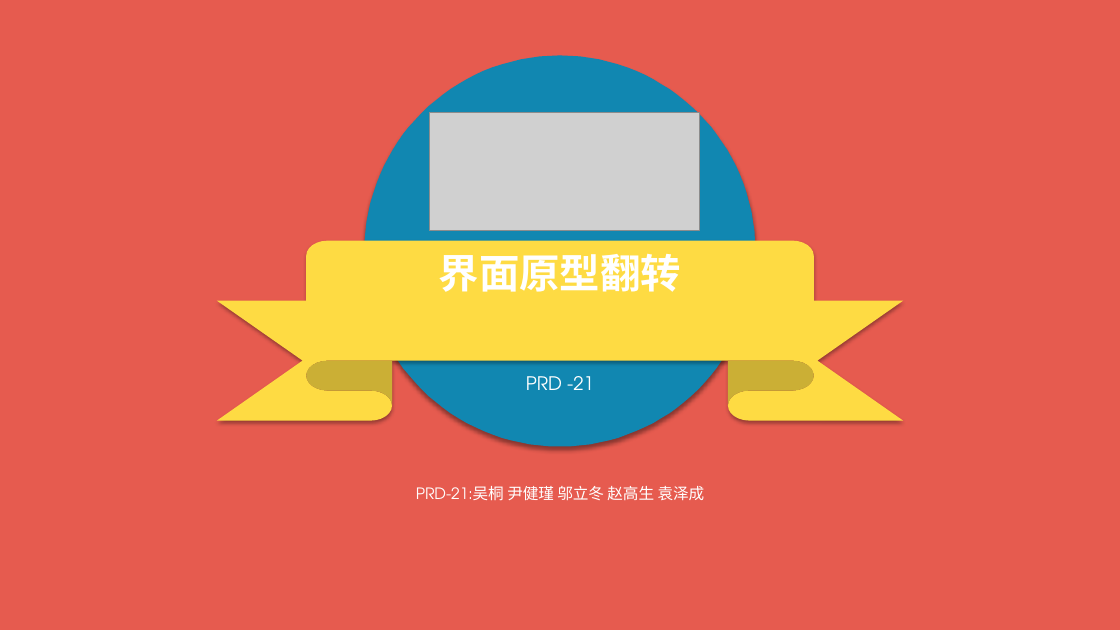
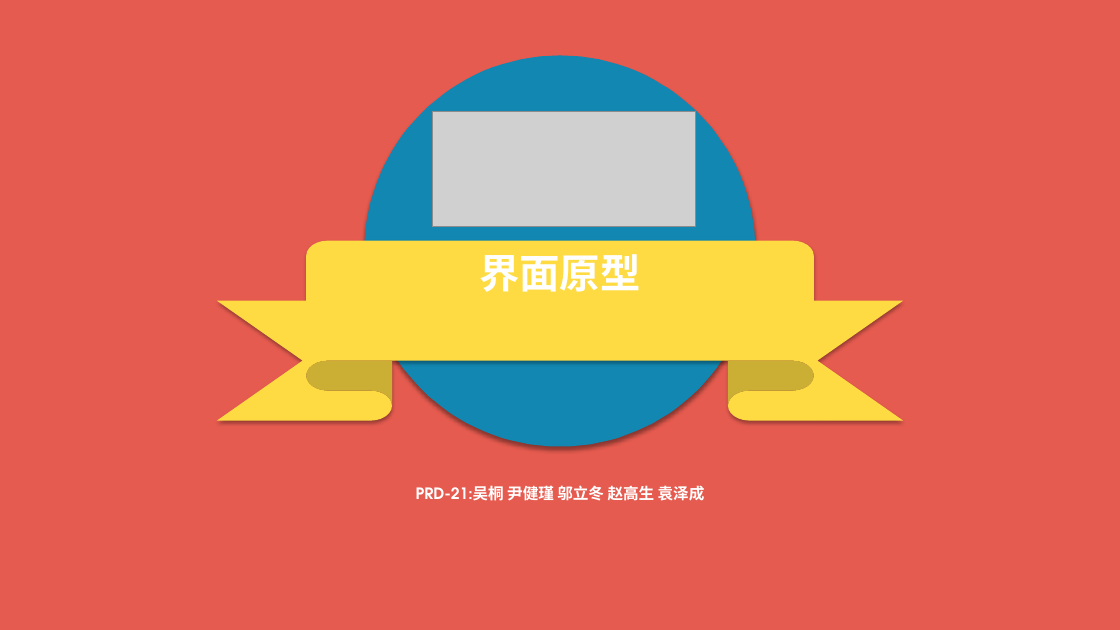
Before and after one commit to shangzhaoxiaozi/PRD-21, a slide deck: slide 1 of 非受控文档/PPT/界面原型.pptx. Drawn at 1120x630 pixels with LibreOffice and Linux fonts; fonts in the diff are those of the drawing; grey boxes stand for pictures. Boxes give left, top, right and bottom in pixels: in the first picture for what was removed or moved away, otherwise in the second. Text is boxed around its words. In the diff, an @@ line names an element or a change of style, - is before the commit and + after.

```diff
--- a/非受控文档/PPT/界面原型.pptx
+++ b/非受控文档/PPT/界面原型.pptx
@@ picture resized from (x1=430, y1=113, x2=699, y2=231) to (x1=432, y1=112, x2=695, y2=227) @@
@@ text at (x1=479, y1=254, x2=641, y2=292): text changed @@
-界面原型翻转
+界面原型
@@ text removed at (x1=526, y1=376, x2=594, y2=390) @@
-PRD -21
@@ text "PRD-21:吴桐 尹健瑾 邬立冬 赵高生 袁泽成" at (x1=416, y1=485, x2=705, y2=501): bold on @@
```
Also in this commit, not shown: 6 other slides changed, 31 slides added, 6 slides removed, 20 other files.
